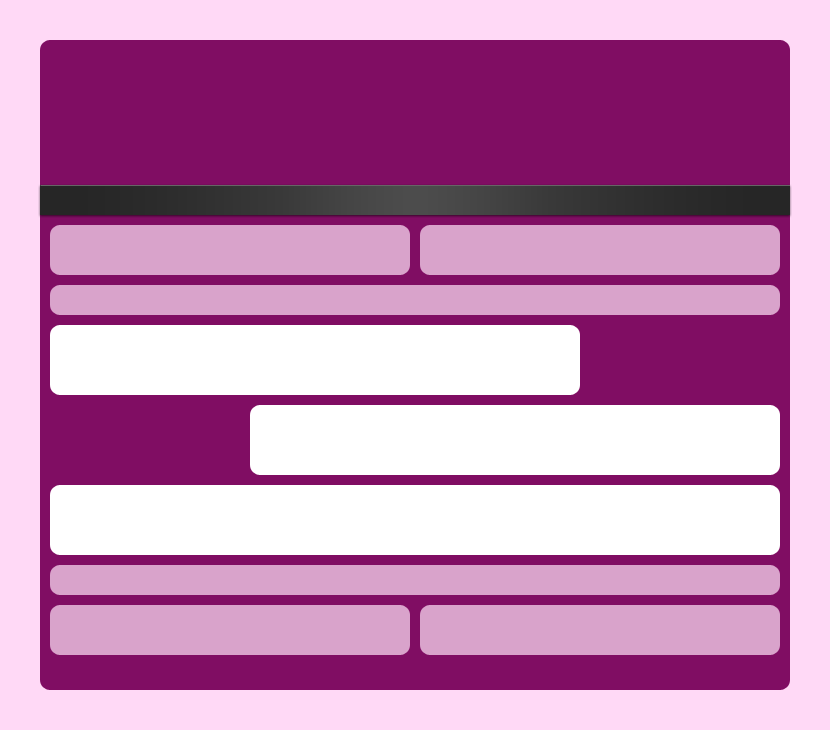
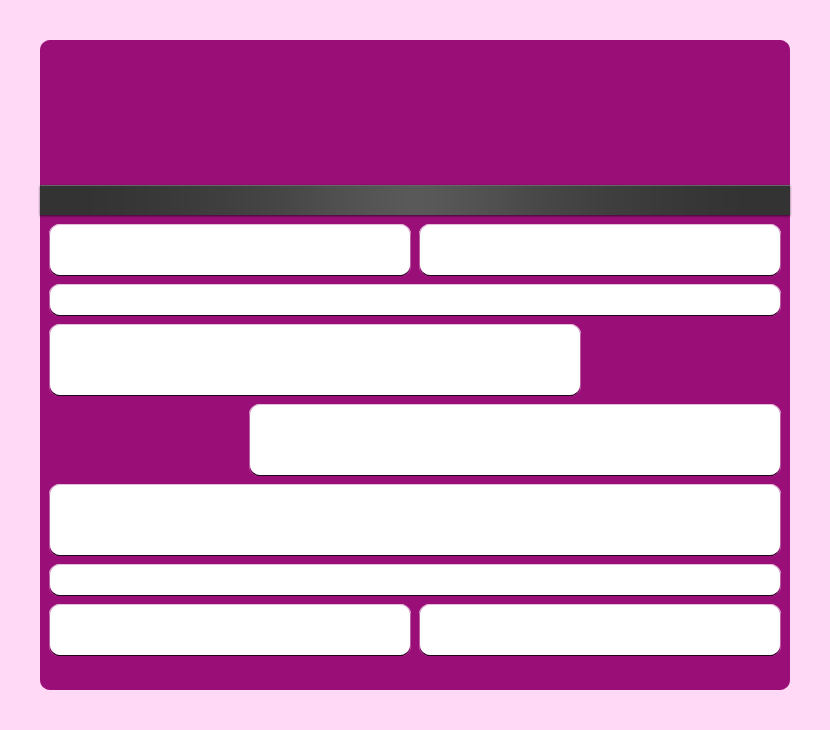
Two versions of the same layered image (830×730). Layer-by-layer changes:
pixels changed over (40, 40, 790, 690) (layer not identified)
